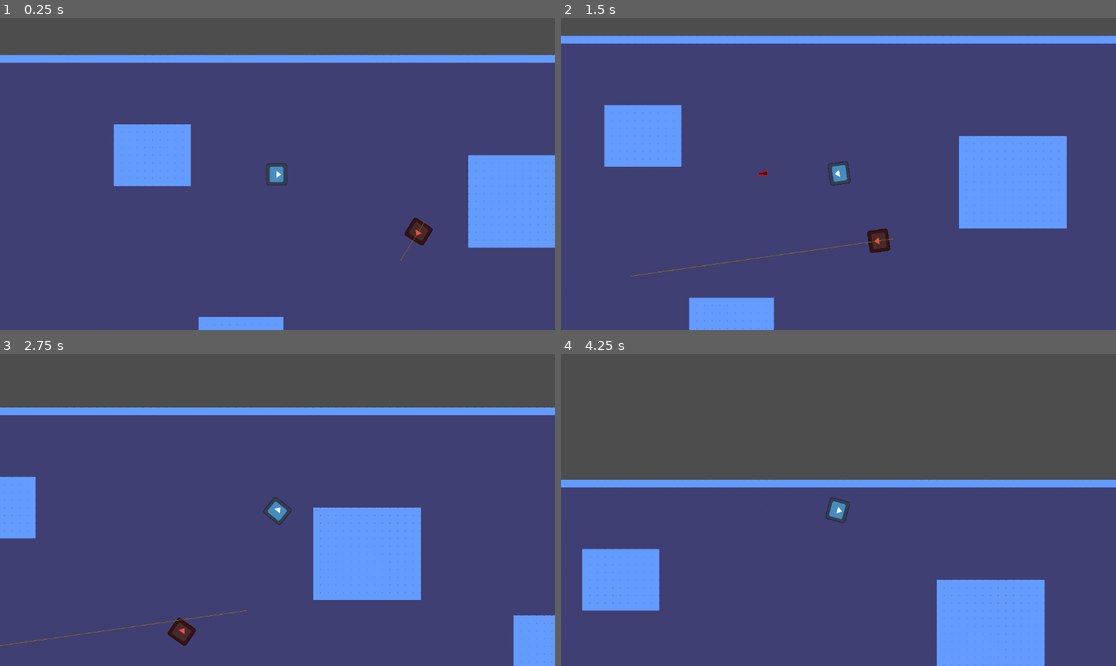
Above: before the commit, frames 1-4 (two rows, left to right).
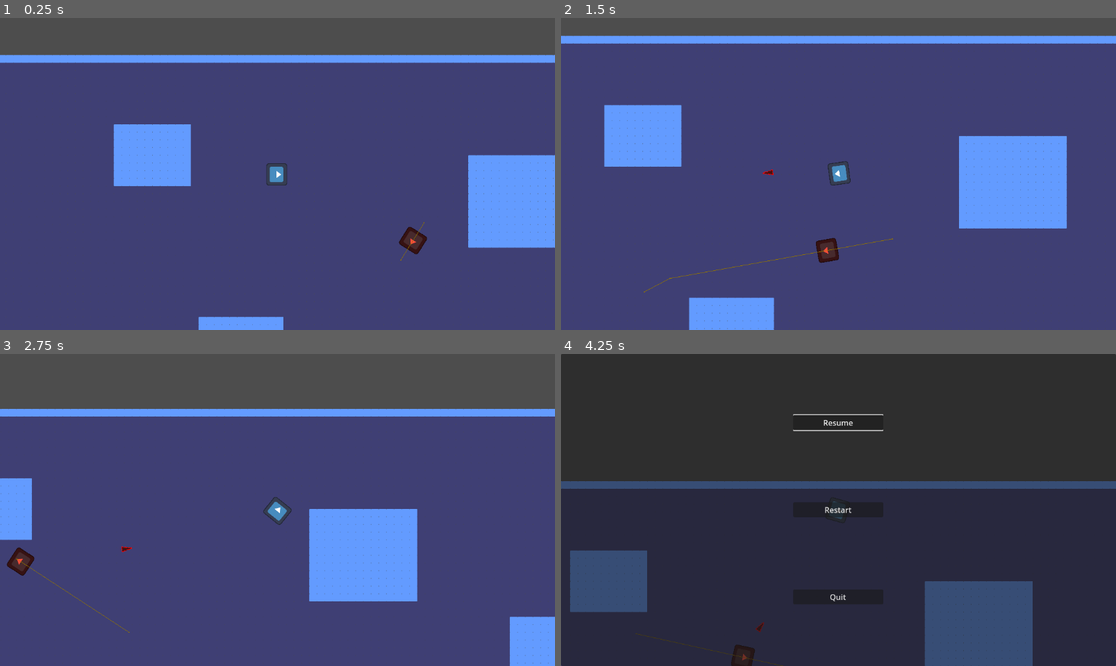
Above: after the commit, the same moments.

Repository: Gorgun-North/project-x
Game: Godot game, scene res://scenes/level_scenes/root.tscn
Two runs of this game, one before a commit and one after it. Both use one fixed random seed, a clock stepped at 60 frames per second and the inputs below. The engine's default icon, where the game draws it, is replaced by a stand-in: a white triangle on a blue panel in a dark square.
Inputs (mouse positions are in pixels of both pictures, inside the frame that each line leads up to):
- Up to frame 1 (0.25 s): no input
- Up to frame 2 (1.5 s): move the mouse to (960, 158) at 0.52 s; hold D (WASD_RIGHT) 0.53-1.28 s; click (960, 158) at 0.6 s; move the mouse to (727, 189) at 1.27 s; hold S (WASD_DOWN) from 1.28 s (still down); click (727, 189) at 1.35 s
- Up to frame 3 (2.75 s): move the mouse to (333, 441) at 2.02 s; release S (WASD_DOWN) at 2.03 s; hold D (WASD_RIGHT) from 2.03 s (still down); tap Space (SPACEBAR) at 2.1 s; click (333, 441) at 2.3 s
- Up to frame 4 (4.25 s): move the mouse to (810, 572) at 2.77 s; release D (WASD_RIGHT) at 2.78 s; hold W (WASD_UP) 2.78-3.53 s; click (810, 572) at 2.85 s; move the mouse to (1005, 556) at 3.52 s; hold A (WASD_LEFT) from 3.53 s (still down); click (1005, 556) at 3.6 s; tap Escape (ESC, bound only after the commit) at 4.15 s

The runs differ from the first frame. In frame 1, 0.3% of the frame differs, in the area x 71-78%, y 63-76%; in frame 2, 0.8%; in frame 3, 2.9%; in frame 4, 98%, in the area x 0-100%, y 0-100%.

Commit message:
added controller support and made the enemy AI difficult

Diff:
--- a/project.godot
+++ b/project.godot
@@ -26,34 +26,99 @@
 
 [input]
 
+ui_accept={
+"deadzone": 0.5,
+"events": [Object(InputEventKey,"resource_local_to_scene":false,"resource_name":"","device":0,"window_id":0,"alt_pressed":false,"shift_pressed":false,"ctrl_pressed":false,"meta_pressed":false,"pressed":false,"keycode":4194309,"physical_keycode":0,"key_label":0,"unicode":0,"location":0,"echo":false,"script":null)
+, Object(InputEventKey,"resource_local_to_scene":false,"resource_name":"","device":0,"window_id":0,"alt_pressed":false,"shift_pressed":false,"ctrl_pressed":false,"meta_pressed":false,"pressed":false,"keycode":4194310,"physical_keycode":0,"key_label":0,"unicode":0,"location":0,"echo":false,"script":null)
+, Object(InputEventKey,"resource_local_to_scene":false,"resource_name":"","device":0,"window_id":0,"alt_pressed":false,"shift_pressed":false,"ctrl_pressed":false,"meta_pressed":false,"pressed":false,"keycode":32,"physical_keycode":0,"key_label":0,"unicode":32,"location":0,"echo":false,"script":null)
+, Object(InputEventJoypadButton,"resource_local_to_scene":false,"resource_name":"","device":-1,"button_index":0,"pressure":0.0,"pressed":true,"script":null)
+]
+}
+ui_up={
+"deadzone": 0.5,
+"events": [Object(InputEventKey,"resource_local_to_scene":false,"resource_name":"","device":0,"window_id":0,"alt_pressed":false,"shift_pressed":false,"ctrl_pressed":false,"meta_pressed":false,"pressed":false,"keycode":4194320,"physical_keycode":0,"key_label":0,"unicode":0,"location":0,"echo":false,"script":null)
+, Object(InputEventJoypadButton,"resource_local_to_scene":false,"resource_name":"","device":0,"button_index":11,"pressure":0.0,"pressed":false,"script":null)
+, Object(InputEventJoypadMotion,"resource_local_to_scene":false,"resource_name":"","device":0,"axis":1,"axis_value":-1.0,"script":null)
+, Object(InputEventKey,"resource_local_to_scene":false,"resource_name":"","device":-1,"window_id":0,"alt_pressed":false,"shift_pressed":false,"ctrl_pressed":false,"meta_pressed":false,"pressed":false,"keycode":0,"physical_keycode":87,"key_label":0,"unicode":119,"location":0,"echo":false,"script":null)
+, Object(InputEventJoypadMotion,"resource_local_to_scene":false,"resource_name":"","device":-1,"axis":1,"axis_value":-1.0,"script":null)
+, Object(InputEventJoypadButton,"resource_local_to_scene":false,"resource_name":"","device":-1,"button_index":11,"pressure":0.0,"pressed":true,"script":null)
+]
+}
+ui_down={
+"deadzone": 0.5,
+"events": [Object(InputEventKey,"resource_local_to_scene":false,"resource_name":"","device":0,"window_id":0,"alt_pressed":false,"shift_pressed":false,"ctrl_pressed":false,"meta_pressed":false,"pressed":false,"keycode":4194322,"physical_keycode":0,"key_label":0,"unicode":0,"location":0,"echo":false,"script":null)
+, Object(InputEventJoypadButton,"resource_local_to_scene":false,"resource_name":"","device":0,"button_index":12,"pressure":0.0,"pressed":false,"script":null)
+, Object(InputEventJoypadMotion,"resource_local_to_scene":false,"resource_name":"","device":0,"axis":1,"axis_value":1.0,"script":null)
+, Object(InputEventKey,"resource_local_to_scene":false,"resource_name":"","device":-1,"window_id":0,"alt_pressed":false,"shift_pressed":false,"ctrl_pressed":false,"meta_pressed":false,"pressed":false,"keycode":0,"physical_keycode":83,"key_label":0,"unicode":115,"location":0,"echo":false,"script":null)
+, Object(InputEventJoypadMotion,"resource_local_to_scene":false,"resource_name":"","device":-1,"axis":1,"axis_value":1.0,"script":null)
+, Object(InputEventJoypadButton,"resource_local_to_scene":false,"resource_name":"","device":-1,"button_index":12,"pressure":0.0,"pressed":true,"script":null)
+]
+}
 WASD_LEFT={
 "deadzone": 0.2,
 "events": [Object(InputEventKey,"resource_local_to_scene":false,"resource_name":"","device":-1,"window_id":0,"alt_press …(191 unchanged characters)…
+, Object(InputEventJoypadMotion,"resource_local_to_scene":false,"resource_name":"","device":-1,"axis":0,"axis_value":-1.0,"script":null)
+, Object(InputEventJoypadButton,"resource_local_to_scene":false,"resource_name":"","device":-1,"button_index":13,"pressure":0.0,"pressed":true,"script":null)
 ]
 }
 WASD_RIGHT={
 "deadzone": 0.2,
 "events": [Object(InputEventKey,"resource_local_to_scene":false,"resource_name":"","device":-1,"window_id":0,"alt_press …(192 unchanged characters)…
+, Object(InputEventJoypadMotion,"resource_local_to_scene":false,"resource_name":"","device":-1,"axis":0,"axis_value":1.0,"script":null)
+, Object(InputEventJoypadButton,"resource_local_to_scene":false,"resource_name":"","device":-1,"button_index":14,"pressure":0.0,"pressed":true,"script":null)
 ]
 }
 WASD_UP={
 "deadzone": 0.2,
 "events": [Object(InputEventKey,"resource_local_to_scene":false,"resource_name":"","device":-1,"window_id":0,"alt_press …(192 unchanged characters)…
+, Object(InputEventJoypadMotion,"resource_local_to_scene":false,"resource_name":"","device":-1,"axis":1,"axis_value":-1.0,"script":null)
+, Object(InputEventJoypadButton,"resource_local_to_scene":false,"resource_name":"","device":-1,"button_index":11,"pressure":0.0,"pressed":true,"script":null)
 ]
 }
 WASD_DOWN={
 "deadzone": 0.2,
 "events": [Object(InputEventKey,"resource_local_to_scene":false,"resource_name":"","device":-1,"window_id":0,"alt_press …(192 unchanged characters)…
+, Object(InputEventJoypadMotion,"resource_local_to_scene":false,"resource_name":"","device":-1,"axis":1,"axis_value":1.0,"script":null)
+, Object(InputEventJoypadButton,"resource_local_to_scene":false,"resource_name":"","device":-1,"button_index":12,"pressure":0.0,"pressed":true,"script":null)
 ]
 }
 SPACEBAR={
 "deadzone": 0.2,
 "events": [Object(InputEventKey,"resource_local_to_scene":false,"resource_name":"","device":-1,"window_id":0,"alt_press …(191 unchanged characters)…
+, Object(InputEventJoypadButton,"resource_local_to_scene":false,"resource_name":"","device":-1,"button_index":0,"pressure":0.0,"pressed":true,"script":null)
 ]
 }
 LMB={
 "deadzone": 0.2,
 "events": [Object(InputEventMouseButton,"resource_local_to_scene":false,"resource_name":"","device":-1,"window_id":0,"a …(253 unchanged characters)…
+, Object(InputEventJoypadButton,"resource_local_to_scene":false,"resource_name":"","device":-1,"button_index":1,"pressure":0.0,"pressed":true,"script":null)
+, Object(InputEventJoypadButton,"resource_local_to_scene":false,"resource_name":"","device":-1,"button_index":10,"pressure":0.0,"pressed":true,"script":null)
+]
+}
+ESC={
+"deadzone": 0.2,
+"events": [Object(InputEventKey,"resource_local_to_scene":false,"resource_name":"","device":-1,"window_id":0,"alt_pressed":false,"shift_pressed":false,"ctrl_pressed":false,"meta_pressed":false,"pressed":false,"keycode":0,"physical_keycode":4194305,"key_label":0,"unicode":0,"location":0,"echo":false,"script":null)
+, Object(InputEventJoypadButton,"resource_local_to_scene":false,"resource_name":"","device":-1,"button_index":6,"pressure":0.0,"pressed":true,"script":null)
+]
+}
+RTstick_left={
+"deadzone": 0.2,
+"events": [Object(InputEventJoypadMotion,"resource_local_to_scene":false,"resource_name":"","device":-1,"axis":2,"axis_value":-1.0,"script":null)
+]
+}
+RTstick_right={
+"deadzone": 0.2,
+"events": [Object(InputEventJoypadMotion,"resource_local_to_scene":false,"resource_name":"","device":-1,"axis":2,"axis_value":1.0,"script":null)
+]
+}
+RTstick_up={
+"deadzone": 0.2,
+"events": [Object(InputEventJoypadMotion,"resource_local_to_scene":false,"resource_name":"","device":-1,"axis":3,"axis_value":-1.0,"script":null)
+]
+}
+RTstick_down={
+"deadzone": 0.2,
+"events": [Object(InputEventJoypadMotion,"resource_local_to_scene":false,"resource_name":"","device":-1,"axis":3,"axis_value":1.0,"script":null)
 ]
 }
 
--- /dev/null
+++ b/scenes/UI_scenes/pause_game_hud.tscn
@@ -0,0 +1,57 @@
+[gd_scene load_steps=3 format=3 uid="uid://bbpvhvlitgexu"]
+
+[ext_resource type="Script" uid="uid://c5py1v404x4bt" path="res://scripts/ui_scripts/pause_menu_script.gd" id="1_137s6"]
+[ext_resource type="Script" uid="uid://cvagaxo832wvp" path="res://scripts/ui_scripts/go_to_pause_menu_script.gd" id="2_boc6r"]
+
+[node name="PauseGameHud" type="Control"]
+process_mode = 2
+layout_mode = 3
+anchors_preset = 15
+anchor_right = 1.0
+anchor_bottom = 1.0
+grow_horizontal = 2
+grow_vertical = 2
+script = ExtResource("1_137s6")
+
+[node name="PanelContainer" type="PanelContainer" parent="."]
+layout_mode = 1
+anchors_preset = 15
+anchor_right = 1.0
+anchor_bottom = 1.0
+grow_horizontal = 2
+grow_vertical = 2
+
+[node name="VBoxContainer" type="VBoxContainer" parent="PanelContainer"]
+clip_contents = true
+layout_mode = 2
+size_flags_horizontal = 4
+theme_override_constants/separation = 150
+alignment = 1
+
+[node name="Resume" type="Button" parent="PanelContainer/VBoxContainer"]
+layout_mode = 2
+size_flags_horizontal = 4
+focus_neighbor_top = NodePath("../Quit")
+focus_neighbor_bottom = NodePath("../Restart")
+text = "              Resume              "
+
+[node name="Restart" type="Button" parent="PanelContainer/VBoxContainer"]
+layout_mode = 2
+focus_neighbor_top = NodePath("../Resume")
+focus_neighbor_bottom = NodePath("../Quit")
+text = "Restart"
+
+[node name="Quit" type="Button" parent="PanelContainer/VBoxContainer"]
+layout_mode = 2
+focus_neighbor_top = NodePath("../Restart")
+focus_neighbor_bottom = NodePath("../Resume")
+text = "Quit"
+
+[node name="Pausegame" type="Node" parent="." node_paths=PackedStringArray("pausemenu_node")]
+process_mode = 3
+script = ExtResource("2_boc6r")
+pausemenu_node = NodePath("..")
+
+[connection signal="pressed" from="PanelContainer/VBoxContainer/Resume" to="." method="_on_resume_pressed"]
+[connection signal="pressed" from="PanelContainer/VBoxContainer/Restart" to="." method="_on_restart_pressed"]
+[connection signal="pressed" from="PanelContainer/VBoxContainer/Quit" to="." method="_on_quit_pressed"]
--- a/scenes/level_scenes/root.tscn
+++ b/scenes/level_scenes/root.tscn
@@ -1,9 +1,10 @@
-[gd_scene load_steps=10 format=4 uid="uid://fm5rcpucimsy"]
+[gd_scene load_steps=11 format=4 uid="uid://fm5rcpucimsy"]
 
 [ext_resource type="PackedScene" uid="uid://c8bibno0p31yd" path="res://scenes/object_scenes/player.tscn" id="1_xcykd"]
 [ext_resource type="PackedScene" uid="uid://oa3qkjuqwrp0" path="res://scenes/object_scenes/enemy.tscn" id="2_0h2vv"]
 [ext_resource type="Texture2D" uid="uid://bhdt8jow0wpvf" path="res://assets/test_assets/greybox_01.png" id="3_8ngge"]
 [ext_resource type="Texture2D" uid="uid://gwjtea5yup1c" path="res://assets/test_assets/greybox_02.png" id="4_56p8p"]
+[ext_resource type="PackedScene" uid="uid://bbpvhvlitgexu" path="res://scenes/UI_scenes/pause_game_hud.tscn" id="5_56p8p"]
 
 [sub_resource type="NavigationPolygon" id="NavigationPolygon_56p8p"]
 vertices = PackedVector2Array(400, 1296, 2768, 1360, -784, 1360, -112, 1296, 2480, 1072, 1840, 1072, 2768, -80, 2480, 592, 1616, 688, 1616, 144, 1840, 592, 1008, 688, 400, 816, 16, 432, 1008, 144, -112, 816, -464, 432, 16, 16, -784, -80, -464, 16)
@@ -54,3 +55,7 @@
 z_index = -1
 tile_map_data = PackedByteArray("AAD8////AAAAAAAAAAD8/wAAAAAAAAAAAAD8/wEAAAAAAAAAAAD8/wIAAAAAAAAAAAD8/wsAAAAAAAAAAAD9// …(89968 unchanged characters)…
 tile_set = SubResource("TileSet_wc2xo")
+
+[node name="CanvasLayer" type="CanvasLayer" parent="."]
+
+[node name="PauseGameHud" parent="CanvasLayer" instance=ExtResource("5_56p8p")]
--- a/scenes/object_scenes/enemy.tscn
+++ b/scenes/object_scenes/enemy.tscn
@@ -39,9 +39,8 @@
 
 [node name="Move" type="Node" parent="state_machine_controller" node_paths=PackedStringArray("nav", "state_machine_controller_node")]
 script = ExtResource("4_rrwef")
-max_speed = 200.0
-min_speed = 100.0
 nav = NodePath("../../NavigationAgent2D")
+go_to_dodge_timer = 2.0
 state_machine_controller_node = NodePath("..")
 
 [node name="Dodge" type="Node" parent="state_machine_controller" node_paths=PackedStringArray("nav", "move_dest_ray")]
@@ -57,7 +56,8 @@
 script = ExtResource("6_8bhn2")
 state_machine_controller_node = NodePath("..")
 enemy_to_player_ray = NodePath("../../enemy_to_player_ray")
-go_to_shoot_state_timer = 2.5
+go_to_shoot_state_timer = 0.5
+attack_windup_timer_duration = 0.01
 
 [node name="NavigationAgent2D" type="NavigationAgent2D" parent="."]
 radius = 80.0
--- a/scenes/object_scenes/player.tscn
+++ b/scenes/object_scenes/player.tscn
@@ -37,12 +37,14 @@
 script = ExtResource("2_gfahr")
 player_speed = 400.0
 
-[node name="Dodge" type="Node" parent="State_controller" node_paths=PackedStringArray("dodge_cooldown_timer")]
+[node name="Dodge" type="Node" parent="State_controller" node_paths=PackedStringArray("dodge_cooldown_timer", "input_mode", "aim_ray")]
 script = ExtResource("4_rerrf")
 dodge_speed = 900.0
 dodge_duration = 0.5
 dodge_cooldown_timer = NodePath("dodge_cooldown_timer")
 dodge_cooldown = 1.0
+input_mode = NodePath("../../Mouse_look")
+aim_ray = NodePath("../../Aim_raycast")
 
 [node name="dodge_cooldown_timer" type="Timer" parent="State_controller/Dodge"]
 one_shot = true
@@ -58,11 +60,17 @@
 script = ExtResource("5_u2ccb")
 body = NodePath("..")
 
-[node name="Attack" type="Node" parent="." node_paths=PackedStringArray("body", "attack_cooldown_timer")]
+[node name="Attack" type="Node" parent="." node_paths=PackedStringArray("body", "aim_ray", "attack_cooldown_timer", "input_mode")]
 script = ExtResource("7_8iuoe")
 body = NodePath("..")
+aim_ray = NodePath("../Aim_raycast")
 rate_of_fire = 0.5
 attack_cooldown_timer = NodePath("Attack_cooldown_timer")
+input_mode = NodePath("../Mouse_look")
 
 [node name="Attack_cooldown_timer" type="Timer" parent="Attack"]
 one_shot = true
+
+[node name="Aim_raycast" type="RayCast2D" parent="."]
+position = Vector2(61, 0)
+target_position = Vector2(10000, 0)
--- a/scripts/enemy_scripts/enemy_attack.gd
+++ b/scripts/enemy_scripts/enemy_attack.gd
@@ -13,12 +13,10 @@
 var attack_windup_timer: float
 
 var target    : Vector2
-var targetbody: CharacterBody2D
 var bullet_spawn_point_multiplier: float = 1.2
 
 func _ready() -> void:
 	shoot_state_timer = go_to_shoot_state_timer
-	targetbody = get_tree().get_first_node_in_group("Player")
 
 func _physics_process(delta: float) -> void:
 	var to_player_ray = enemy_to_player_ray.get_collider()
@@ -47,7 +45,7 @@
 		target = collider.global_position
 
 
-	body.look_at(target)
+	#body.look_at(target)
 	body.velocity = Vector2.ZERO
 	attack_windup_timer = attack_windup_timer_duration
 
@@ -62,7 +60,7 @@
 
 		var bullet_spawn_distance : float = enemy_hitbox_size * bullet_spawn_point_multiplier
 
-		bullet_instance.setup(target, targetbody)
+		bullet_instance.setup(target)
 		bullet_instance.global_position = body.global_position + bullet_dir * bullet_spawn_distance
 		bullet_instance.rotation = shoot_angle
 		get_tree().root.add_child(bullet_instance)
--- a/scripts/enemy_scripts/enemy_dodge.gd
+++ b/scripts/enemy_scripts/enemy_dodge.gd
@@ -11,8 +11,8 @@
 #Variable for when the target finds the distance to the nav target acceptable
 @export var target_reached_distance: float
 
-var min_random_target_distance: float = -600
-var max_random_target_distance: float = 600
+var min_random_target_distance: float = -800
+var max_random_target_distance: float = 800
 
 var rng = RandomNumberGenerator.new()
 
--- a/scripts/enemy_scripts/enemy_move_2.gd
+++ b/scripts/enemy_scripts/enemy_move_2.gd
@@ -68,7 +68,7 @@
 
 	to_dodge_timer -= delta
 	if to_dodge_timer <= 0.0:
-		var maximum_new_dodge_time: float = 10.0
+		var maximum_new_dodge_time: float = 5.0
 		var new_dodge_time = rng.randf_range(to_dodge_timer, maximum_new_dodge_time)
 
 		to_dodge_timer = new_dodge_time
--- a/scripts/object_scripts/bullet_script.gd
+++ b/scripts/object_scripts/bullet_script.gd
@@ -8,11 +8,10 @@
 var target: Vector2
 var targetbody: entity
 
-@export var bullet_damage: int = 25
+@export var bullet_damage: int = 10
 
-func setup(set_target: Vector2, set_targetbody: entity) -> void:
+func setup(set_target: Vector2) -> void:
 	target = set_target
-	targetbody = set_targetbody
 
 func _ready() -> void:
 	if target != null:
@@ -26,12 +25,13 @@
 
 	if self.has_overlapping_bodies():
 		for i in self.get_overlapping_bodies():
-			if i == targetbody:
+			if i.name.begins_with("Player") or i.name.begins_with("Enemy"):
+				targetbody = i
+
 				targetbody.take_damage(bullet_damage)
 				print(targetbody, ": ", targetbody.health)
 
-		if targetbody.name.begins_with("Player"):
-			if targetbody.health == 0:
-				get_tree().quit()
+				if targetbody.health == 0 and targetbody.name.begins_with("Player"):
+					get_tree().quit()
 
 		self.queue_free()
--- a/scripts/player_scripts/player_attack.gd
+++ b/scripts/player_scripts/player_attack.gd
@@ -1,6 +1,7 @@
 extends Node
 
 @export var body: CharacterBody2D
+@export var aim_ray: RayCast2D
 
 @export var player_hitbox_size: float = 70.0
 
@@ -8,14 +9,13 @@
 
 @export var rate_of_fire: float = 1.0
 @export var attack_cooldown_timer: Timer
-
-var targetbody: CharacterBody2D
+@export var input_mode: mouse_look
 
 func _ready() -> void:
-	targetbody = get_tree().get_first_node_in_group("Enemy")
 	attack_cooldown_timer.wait_time = rate_of_fire
 
 func _process(_delta: float) -> void:
+	print(input_mode.mouse_look_mode)
 
 	if !attack_cooldown_timer.is_stopped():
 		return
@@ -26,16 +26,20 @@
 			if attack_cooldown_timer.is_stopped():
 				attack_cooldown_timer.start()
 			var bullet_instance = preload("res://scenes/object_scenes/bullet.tscn").instantiate()
+			var shoot_angle : float
+			var bullet_dir  : Vector2
 
-			var mouse_pos := body.get_global_mouse_position()
-			var shoot_angle : float = (mouse_pos - body.global_position).angle()
 
-			var bullet_dir: Vector2 = (mouse_pos - body.global_position).normalized()
+			if input_mode.mouse_look_mode == "mouse":
+				var mouse_pos := body.get_global_mouse_position()
+				shoot_angle = (mouse_pos - body.global_position).angle()
+				bullet_dir = (mouse_pos - body.global_position).normalized()
+			elif input_mode.mouse_look_mode == "controller":
+				shoot_angle = (aim_ray.get_collision_point()- body.global_position).angle()
+				bullet_dir = (aim_ray.get_collision_point()- body.global_position).normalized()
 
-			var bullet_spawn_distance : float = player_hitbox_size * bullet_spawn_point_multiplier
-
-			bullet_instance.setup(body.get_global_mouse_position(), targetbody)
-			bullet_instance.global_position = body.global_position + bullet_dir * bullet_spawn_distance
+			bullet_instance.setup(aim_ray.get_collision_point())
+			bullet_instance.global_position = aim_ray.global_transform.origin
 			bullet_instance.rotation = shoot_angle
 
 			get_tree().root.add_child(bullet_instance)
--- a/scripts/player_scripts/player_dodge.gd
+++ b/scripts/player_scripts/player_dodge.gd
@@ -11,6 +11,9 @@
 var dodge_direction: Vector2
 var dodge_timer: float = 0.0
 
+@export var input_mode: mouse_look
+@export var aim_ray: RayCast2D
+
 func _ready() -> void:
 	dodge_cooldown_timer.wait_time = dodge_cooldown
 
@@ -18,7 +21,11 @@
 
 	dodge_timer = dodge_duration
 	var mouse_pos = body.get_global_mouse_position()
-	dodge_direction = (mouse_pos - body.global_position).normalized()
+
+	if input_mode.mouse_look_mode == "mouse":
+		dodge_direction = (mouse_pos - body.global_position).normalized()
+	if input_mode.mouse_look_mode == "controller":
+		dodge_direction = (aim_ray.get_collision_point()- body.global_position).normalized()
 
 func Physics_Update(delta) -> void:
 	if dodge_direction != Vector2.ZERO:
--- a/scripts/player_scripts/player_mouse_look.gd
+++ b/scripts/player_scripts/player_mouse_look.gd
@@ -1,11 +1,27 @@
 extends Node
+class_name mouse_look
 
 @export var body: CharacterBody2D
+var deadzone: float = 0.15
 
-func _process(_delta: float) -> void:
+var mouse_look_mode: String = "mouse"
+
+enum AimMode {MOUSE, CONTROLLER}
+
+func _input(event: InputEvent) -> void:
 	#Checks if the body is selected and if so, lets the characterbody2d look at the mouse
 	if body:
-		var mouse_pos = body.get_global_mouse_position()
-		body.look_at(mouse_pos)
+
+		if event is InputEventJoypadMotion:
+			mouse_look_mode = "controller"
+			var stick: Vector2 = Input.get_vector("RTstick_left", "RTstick_right",
+												  "RTstick_up", "RTstick_down")
+
+			if stick.length() > deadzone:
+				body.look_at(body.global_position + stick.normalized() * 100)
+		elif event is InputEventMouseMotion:
+			mouse_look_mode = "mouse"
+			var mouse_pos = body.get_global_mouse_position()
+			body.look_at(mouse_pos)
 	else:
 		print("body is not selected, attach it to this node: ", self)
--- a/scripts/support_scripts/entity.gd
+++ b/scripts/support_scripts/entity.gd
@@ -1,4 +1,4 @@
-extends Node
+extends CharacterBody2D
 class_name entity
 
 var health: int = 100
--- /dev/null
+++ b/scripts/ui_scripts/go_to_pause_menu_script.gd
@@ -0,0 +1,11 @@
+extends Node
+
+@export var pausemenu_node: pausemenu
+
+func _input(_event: InputEvent) -> void:
+	if Input.is_action_just_pressed("ESC"):
+		if pausemenu_node:
+			if get_tree().paused == false:
+					pausemenu_node.pause()
+			elif get_tree().paused == true:
+				pausemenu_node.resume()
--- /dev/null
+++ b/scripts/ui_scripts/pause_menu_script.gd
@@ -0,0 +1,29 @@
+extends Control
+class_name pausemenu
+
+func _ready() -> void:
+	self.hide()
+
+func resume() -> void:
+	self.hide()
+	get_tree().paused = false
+
+func pause() -> void:
+	self.show()
+	get_tree().paused = true
+	$PanelContainer/VBoxContainer/Resume.grab_focus()
+
+
+
+func _on_resume_pressed() -> void:
+	print("dwwawa")
+	resume()
+
+
+func _on_restart_pressed() -> void:
+	resume()
+	get_tree().reload_current_scene()
+
+
+func _on_quit_pressed() -> void:
+	get_tree().quit()
Not shown, added: scripts/ui_scripts/go_to_pause_menu_script.gd.uid
Not shown, added: scripts/ui_scripts/pause_menu_script.gd.uid
